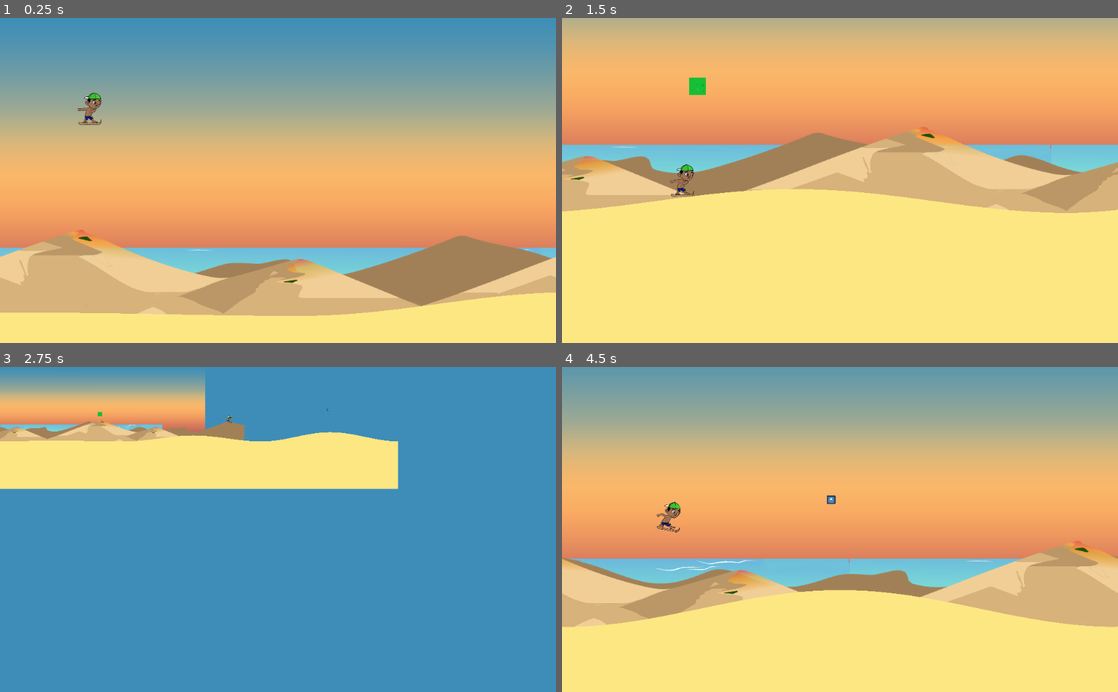
Above: before the commit, frames 1-4 (two rows, left to right).
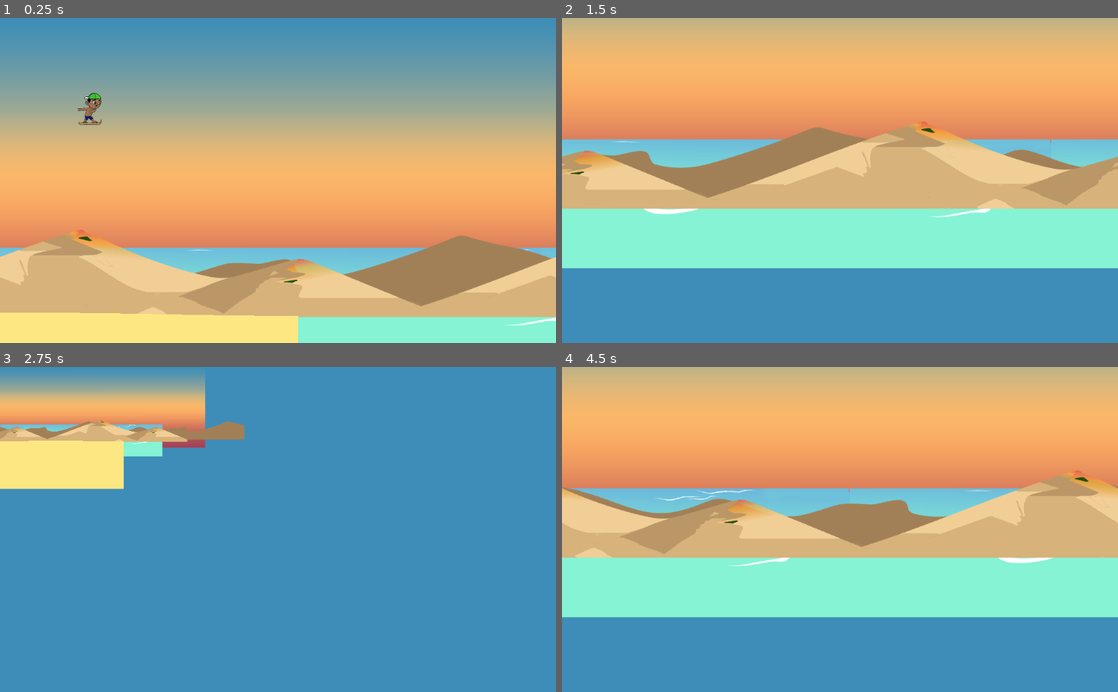
Above: after the commit, the same moments.

Repository: AlanVitorCosta/MotoresGame
Game: Godot game, scene res://MotoresGame/scenes/World.tscn
Same seed, same stepped clock (60 frames per second), same inputs: the game is played once before the commit and once after it. This scene is started directly instead of the project's main scene. The engine's default icon, where the game draws it, is replaced by a stand-in: a white triangle on a blue panel in a dark square.
Inputs:
- Up to frame 1 (0.25 s): no input
- Up to frame 2 (1.5 s): hold Z 0.53-1.28 s; hold Right (ui_right) from 0.53 s (still down); tap Up (ui_up) at 0.77 s; tap Z at 1.35 s
- Up to frame 3 (2.75 s): tap Up (ui_up) at 1.52 s; release Right (ui_right) at 2.03 s; hold Left (ui_left) from 2.03 s (still down); hold Z from 2.03 s (still down)
- Up to frame 4 (4.5 s): release Z at 2.78 s; tap Z at 2.85, 4.35 s; tap Up (ui_up) at 3.02, 3.77 s; hold Z 3.53-4.28 s; release Left (ui_left) at 4.28 s; hold Right (ui_right) from 4.28 s (still down)

The runs differ from the first frame. In frame 1, 5.4% of the frame differs, in the area x 53-100%, y 84-100%; in frame 2, 50%; in frame 3, 7.9%; in frame 4, 100%, in the area x 0-100%, y 0-100%.
Error after the commit: Invalid set index 'text' (on base: 'null instance') with value of type 'String'. (res://scripts/World.gd:52)

Commit message:
Pontuação

Diff:
--- /dev/null
+++ b/scenes/GUI.tscn
@@ -0,0 +1,46 @@
+[gd_scene load_steps=3 format=2]
+
+[ext_resource path="res://sprites/GUI/label_RP_bg.png" type="Texture" id=1]
+[ext_resource path="res://sprites/GUI/RP.png" type="Texture" id=2]
+
+[node name="GUI" type="MarginContainer"]
+anchor_right = 1.0
+custom_constants/margin_right = 20
+custom_constants/margin_top = 20
+custom_constants/margin_left = 20
+custom_constants/margin_bottom = 20
+
+[node name="HBoxContainer" type="HBoxContainer" parent="."]
+margin_left = 20.0
+margin_top = 20.0
+margin_right = 1004.0
+margin_bottom = 60.0
+
+[node name="Bars" type="VBoxContainer" parent="HBoxContainer"]
+margin_right = 100.0
+margin_bottom = 40.0
+
+[node name="Count" type="MarginContainer" parent="HBoxContainer/Bars"]
+margin_right = 100.0
+margin_bottom = 40.0
+
+[node name="Background" type="NinePatchRect" parent="HBoxContainer/Bars/Count"]
+margin_right = 100.0
+margin_bottom = 40.0
+rect_min_size = Vector2( 100, 40 )
+texture = ExtResource( 1 )
+
+[node name="Title" type="TextureRect" parent="HBoxContainer/Bars/Count/Background"]
+margin_right = 32.0
+margin_bottom = 40.0
+texture = ExtResource( 2 )
+stretch_mode = 4
+
+[node name="Number" type="Label" parent="HBoxContainer/Bars/Count/Background"]
+anchor_right = 1.0
+anchor_bottom = 1.0
+margin_right = -4.0
+custom_colors/font_color = Color( 0, 0, 0, 1 )
+text = "0"
+align = 2
+valign = 1
--- a/scenes/World.tscn
+++ b/scenes/World.tscn
@@ -6,6 +6,7 @@
 [ext_resource path="res://sprites/Background/mar.png" type="Texture" id=4]
 [ext_resource path="res://sprites/Background/dunas_fundo2.png" type="Texture" id=5]
 [ext_resource path="res://sprites/Background/dunas_fundo1.png" type="Texture" id=6]
+[ext_resource path="res://scenes/GUI.tscn" type="PackedScene" id=7]
 
 [node name="World" type="Node2D"]
 script = ExtResource( 1 )
@@ -21,6 +22,7 @@
 
 [node name="ParallaxBackground" type="ParallaxBackground" parent="."]
 editor/display_folded = true
+layer = -3
 
 [node name="BackGround" type="ParallaxLayer" parent="ParallaxBackground"]
 editor/display_folded = true
@@ -87,3 +89,7 @@
 __meta__ = {
 "_edit_lock_": true
 }
+
+[node name="GUI" parent="ParallaxBackground" instance=ExtResource( 7 )]
+margin_right = 140.0
+margin_bottom = 80.0
--- a/scripts/Coletavel.gd
+++ b/scripts/Coletavel.gd
@@ -42,10 +42,8 @@
 	if itemID == RECICLAVEIS.garrafa:
 		return 5
 	if itemID == RECICLAVEIS.lata:
-		print("lixo spawn pinico")
 		return 4
 	if itemID == RECICLAVEIS.plastico:
-		print("lixo spawn batata")
 		return 10
 	else:
 		return 0
--- a/scripts/World.gd
+++ b/scripts/World.gd
@@ -6,6 +6,7 @@
 export var slice = 10
 export var hill_range = 100
 
+var rp_number
 var screensize
 var terrain = PoolVector2Array()
 
@@ -26,6 +27,8 @@
 
 func _ready():
 	randomize()
+	rp_number = $ParallaxBackground/GUI/HBoxContainer/Bars/Count/Background/Number
+
 	#Criando ruido
 	open_simplex_noise = OpenSimplexNoise.new()
 	open_simplex_noise.seed = randi()
@@ -46,7 +49,7 @@
 	pass
 
 func _process(delta):
-
+	rp_number.text = str($Player.recycling_points)
 	if terrain[-1].x < $Player.position.x + (screensize.x + BASE_X_OFFSET) / 2:
 		generate_hills()
 		spawn_enemy(open_simplex_noise.get_noise_2d($Player.position.x, $Player.position.y))
Not shown: 1 places in scenes/World.tscn that only renumber resources
Binary file added: sprites/GUI/RP.png
Not shown, added: sprites/GUI/RP.png.import
Binary file added: sprites/GUI/label_RP_bg.png
Not shown, added: sprites/GUI/label_RP_bg.png.import
